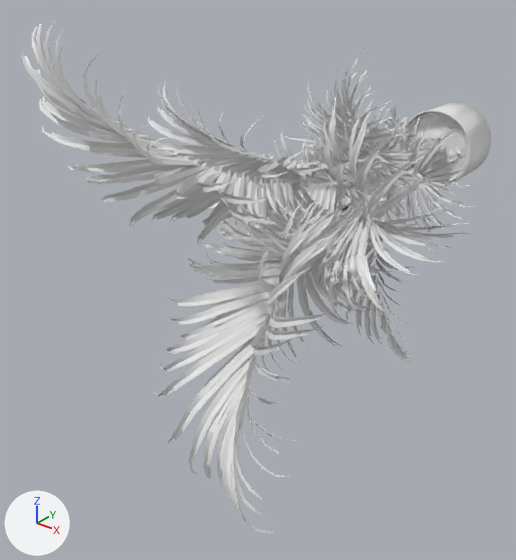
The glTF model lab_viewer/assets/models/plant_palm.glb: old version first, new version second.
Camera for both pictures: a 50 mm camera at (1.18, -2.74, 1.4) aimed at (-0.15, -1.07, 0.36). Lighting does not change. The marker at lower left points along +X, +Y and +Z. The first picture is the older version. Vertices at exactly the same position are counted once.

Names of what the first picture shows: 'DARK_PLASTIC_POT_DARK_PLASTIC_POT_Mat_0', 'DYPSIS_LUTESCENS_DYPSIS_LUTESCENS_Mat_0'.
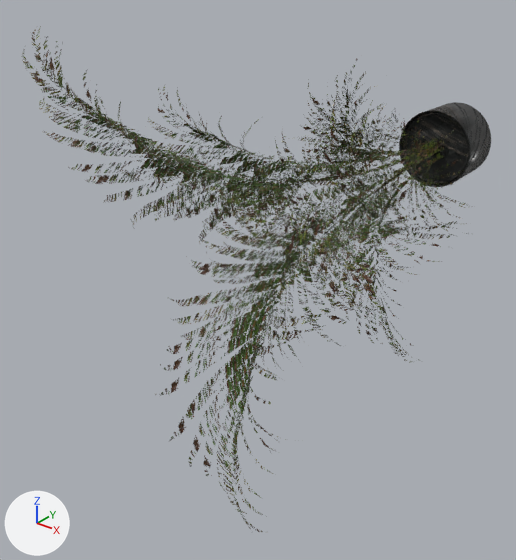
The newer file is also rescaled (x0.642), turned or shifted as a whole; pictures and numbers use the older file's frame.

Edits to the bpy script that builds the scene:
```text
Add mat_mat_palm_fronds:
    mat_mat_palm_fronds = bpy.data.materials.new('Mat_Palm_Fronds')
    # uses the picture img_3f8ad5976b8947d59019cf27dc25bda1_dydpsis_lutescens_diffuse_90aa59ab29034aef9857c2f49d290e10_dydpsis_lutescens_opacity
    # uses the picture img_954473b471e64a1babd62f96dea2f829_dydpsis_lutescens_roughness
    # uses the picture img_f572fb78d549437ca8e84f967c8e7974_dydpsis_lutescens_normal
Add mat_mat_palm_pot:
    mat_mat_palm_pot = bpy.data.materials.new('Mat_Palm_Pot')
    # uses the picture img_607e37765b2d40eda2d74a4654bb1e7b_dark_plastic_pot_mat_basecolor
    # uses the picture img_857b10dc207e4c80828e98b0b20ba478_dark_plastic_pot_mat_normal
    # uses the picture img_9bfb7a74649d4d69a2d6dbc635c55db2_dark_plastic_pot_mat_roughness
Change me_dark_plastic_pot_dark_plastic_pot_mat_0:
    remove me_dark_plastic_pot_dark_plastic_pot_mat_0.from_pydata(...)  # 2910 vertices, 5560 faces; spans x -0.152..0.152, y -0.153..0.153, z 0.479..0.782
    add me_dark_plastic_pot_dark_plastic_pot_mat_0.from_pydata(...)  # 2564 vertices, 4865 faces; spans x -0.152..0.152, y -0.153..0.153, z 0.479..0.782
    me_dark_plastic_pot_dark_plastic_pot_mat_0 part 1: 64 vertices moved from x -0.141..0.141, y -0.138..-0.118, z 0.486..0.773 to x -0.141..0.14, y -0.139..-0.118, z 0.487..0.773; 590 vertices removed from x -0.144..0.143, y -0.152..-0.116, z 0.48..0.773; 245 vertices added at x -0.144..0.143, y -0.152..-0.116, z 0.493..0.771
    me_dark_plastic_pot_dark_plastic_pot_mat_0 part 2: 3252 faces spanning x -0.152..0.152, y -0.153..0.153, z 0.479..0.782 switch from no material to mat_mat_palm_pot
    other edits to the shape of me_dark_plastic_pot_dark_plastic_pot_mat_0 do not show in these pictures
Change me_dypsis_lutescens_dypsis_lutescens_mat_0:
    remove me_dypsis_lutescens_dypsis_lutescens_mat_0.from_pydata(...)  # 12009 vertices, 10439 faces; spans x -0.59..0.59, y -1.75..-0.06, z 0.02..1.21
    add me_dypsis_lutescens_dypsis_lutescens_mat_0.from_pydata(...)  # 11137 vertices, 9134 faces; spans x -0.59..0.59, y -1.75..-0.06, z 0.02..1.2
    me_dypsis_lutescens_dypsis_lutescens_mat_0 part 3: 47 loose pieces with 141 vertices, spanning x -0.53..0.38, y -1.15..-0.35, z 0.19..1.07, are deleted
    me_dypsis_lutescens_dypsis_lutescens_mat_0 part 4: 57 vertices moved within x -0.58..0.44, y -1.54..-0.06, z 0.2..1.08; 1258 vertices removed from x -0.56..0.57, y -1.73..-0.06, z 0.04..1.21; 527 vertices added at x -0.58..0.57, y -1.74..-0.06, z 0.03..1.18
    me_dypsis_lutescens_dypsis_lutescens_mat_0 part 5: 8120 faces spanning x -0.58..0.59, y -1.75..-0.06, z 0.02..1.2 switch from no material to mat_mat_palm_fronds
```

Location of each change, [x1, y1, x2, y2] in pixels of the pictures (516 x 560 px):
'DYPSIS_LUTESCENS_DYPSIS_LUTESCENS_Mat_0', reshaped: before [21, 21, 476, 533]; after [22, 26, 475, 533]
part 1 of me_dark_plastic_pot_dark_plastic_pot_mat_0, cut back: before [403, 112, 474, 184]; after [403, 112, 470, 184]
part 2 of me_dark_plastic_pot_dark_plastic_pot_mat_0, recoloured (white to black): [399, 102, 491, 187] in both
part 3 of me_dypsis_lutescens_dypsis_lutescens_mat_0, deleted: before [302, 66, 468, 324]
part 4 of me_dypsis_lutescens_dypsis_lutescens_mat_0, cut back: before [24, 21, 465, 533]; after [23, 43, 465, 533]
part 5 of me_dypsis_lutescens_dypsis_lutescens_mat_0, recoloured: [22, 26, 468, 532] in both
